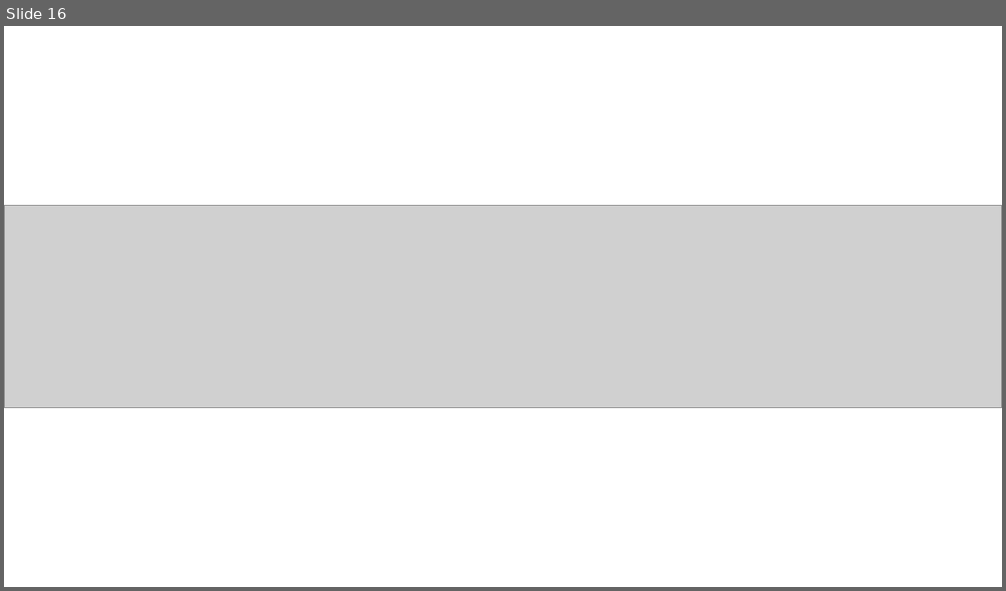
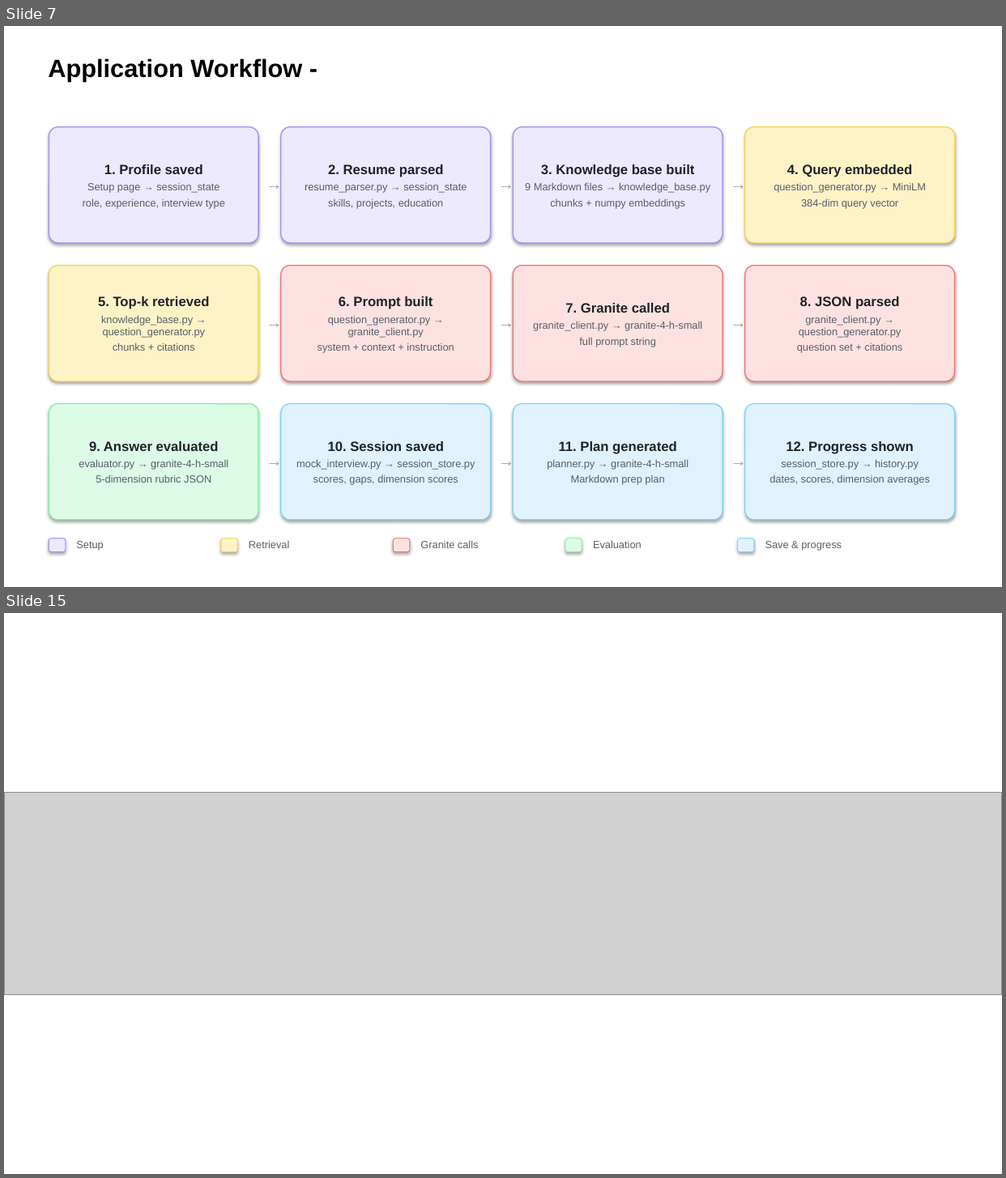
Before and after one commit to udhaya-0811/Interview-Trainer-Agent-Project, a slide deck: Interview_Trainer_Agent_Submission.pptx. Shown one above the other, each under a label of ours: slide 16 before the commit, slides 7 and 15 after it; the slides between them are not shown. The pictures are 1006x591 and 1006x1178 pixels, drawn with LibreOffice and Linux fonts; fonts in the diff are those of the drawing; grey boxes stand for pictures. Boxes give left, top, right and bottom in pixels: in the first picture for what was removed or moved away, otherwise in the second. Text is boxed around its words. In the diff, an @@ line names an element or a change of style, - is before the commit and + after.

Commit message:
Add PPTX presentation, problem statement PDF, and token usage tracking
- Interview_Trainer_Agent_Submission.pptx: fully filled 16-slide presentation
- Problem_Statement_22_Interview_Trainer_Agent.pdf: problem statement
- granite_client.py: added token usage tracking (input/output/total per session)

```diff
--- a/Interview_Trainer_Agent_Submission.pptx
+++ b/Interview_Trainer_Agent_Submission.pptx
@@ slide 7 added at (4, 26, 1002, 587), background #FFFFFF @@
@@ text added at (48, 58, 302, 82), 24 pt, text #000000, bold @@
+Application Workflow -
@@ rounded rectangle added at (49, 127, 258, 243), fill #EDE9FE, outline #A78BFA 1 pt, 10 pt, text #57606A @@
+1. Profile saved
+Setup page → session_state
+role, experience, interview type
@@ rounded rectangle added at (281, 127, 491, 243), fill #EDE9FE, outline #A78BFA 1 pt, 10 pt, text #57606A @@
+2. Resume parsed
+resume_parser.py → session_state
+skills, projects, education
@@ rounded rectangle added at (513, 127, 722, 243), fill #EDE9FE, outline #A78BFA 1 pt, 10 pt, text #57606A @@
+3. Knowledge base built
+9 Markdown files → knowledge_base.py
+chunks + numpy embeddings
@@ rounded rectangle added at (745, 127, 955, 243), fill #FEF3C7, outline #FCD34D 1 pt, 10 pt, text #57606A @@
+4. Query embedded
+question_generator.py → MiniLM
+384-dim query vector
@@ text added at (258, 170, 281, 200), 16 pt, text #9CA3AF @@
+→
@@ text added at (491, 170, 513, 200), 16 pt, text #9CA3AF @@
+→
@@ text added at (722, 170, 745, 200), 16 pt, text #9CA3AF @@
+→
@@ rounded rectangle added at (49, 266, 258, 382), fill #FEF3C7, outline #FCD34D 1 pt, 10 pt, text #57606A @@
+5. Top-k retrieved
+knowledge_base.py → question_generator.py
+chunks + citations
@@ rounded rectangle added at (281, 266, 491, 382), fill #FEE2E2, outline #F87171 1 pt, 10 pt, text #57606A @@
+6. Prompt built
+question_generator.py → granite_client.py
+system + context + instruction
@@ rounded rectangle added at (513, 266, 722, 382), fill #FEE2E2, outline #F87171 1 pt, 10 pt, text #57606A @@
+7. Granite called
+granite_client.py → granite-4-h-small
+full prompt string
@@ rounded rectangle added at (745, 266, 955, 382), fill #FEE2E2, outline #F87171 1 pt, 10 pt, text #57606A @@
+8. JSON parsed
+granite_client.py → question_generator.py
+question set + citations
@@ text added at (258, 308, 281, 338), 16 pt, text #9CA3AF @@
+→
@@ text added at (491, 308, 513, 338), 16 pt, text #9CA3AF @@
+→
@@ text added at (722, 308, 745, 338), 16 pt, text #9CA3AF @@
+→
@@ rounded rectangle added at (49, 404, 258, 520), fill #DCFCE7, outline #86EFAC 1 pt, 10 pt, text #57606A @@
+9. Answer evaluated
+evaluator.py → granite-4-h-small
+5-dimension rubric JSON
@@ rounded rectangle added at (281, 404, 491, 520), fill #E0F2FE, outline #7DD3FC 1 pt, 10 pt, text #57606A @@
+10. Session saved
+mock_interview.py → session_store.py
+scores, gaps, dimension scores
@@ rounded rectangle added at (513, 404, 722, 520), fill #E0F2FE, outline #7DD3FC 1 pt, 10 pt, text #57606A @@
+11. Plan generated
+planner.py → granite-4-h-small
+Markdown prep plan
@@ rounded rectangle added at (745, 404, 955, 520), fill #E0F2FE, outline #7DD3FC 1 pt, 10 pt, text #57606A @@
+12. Progress shown
+session_store.py → history.py
+dates, scores, dimension averages
@@ text added at (258, 446, 281, 476), 16 pt, text #9CA3AF @@
+→
@@ text added at (491, 446, 513, 476), 16 pt, text #9CA3AF @@
+→
@@ text added at (722, 446, 745, 476), 16 pt, text #9CA3AF @@
+→
@@ rounded rectangle added at (49, 539, 66, 552), fill #EDE9FE, outline #A78BFA 0.75 pt @@
@@ text added at (76, 541, 103, 551), 10 pt, text #57606A @@
+Setup
@@ rounded rectangle added at (221, 539, 237, 552), fill #FEF3C7, outline #FCD34D 0.75 pt @@
@@ text added at (249, 540, 289, 548), 10 pt, text #57606A @@
+Retrieval
@@ rounded rectangle added at (394, 539, 410, 552), fill #FEE2E2, outline #F87171 0.75 pt @@
@@ text added at (420, 540, 479, 548), 10 pt, text #57606A @@
+Granite calls
@@ rounded rectangle added at (565, 539, 582, 552), fill #DCFCE7, outline #86EFAC 0.75 pt @@
@@ text added at (593, 540, 641, 548), 10 pt, text #57606A @@
+Evaluation
@@ rounded rectangle added at (738, 539, 754, 552), fill #E0F2FE, outline #7DD3FC 0.75 pt @@
@@ text added at (765, 541, 842, 551), 10 pt, text #57606A @@
+Save & progress
@@ what was slide 16 is now slide 15 @@
```
Also in this commit, not shown: 12 slides changed, 1 other slide added, 3 slides removed, 2 other files.
